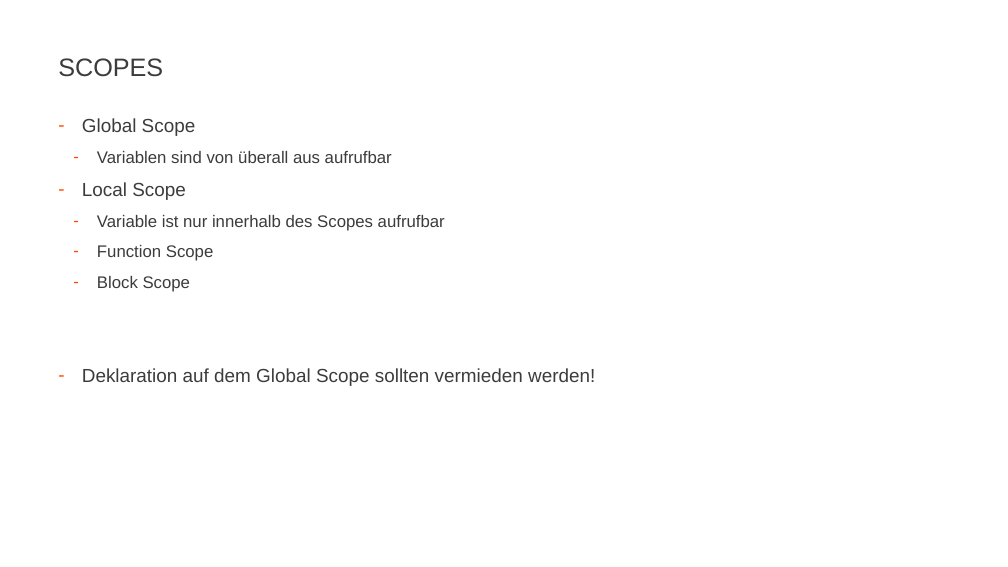
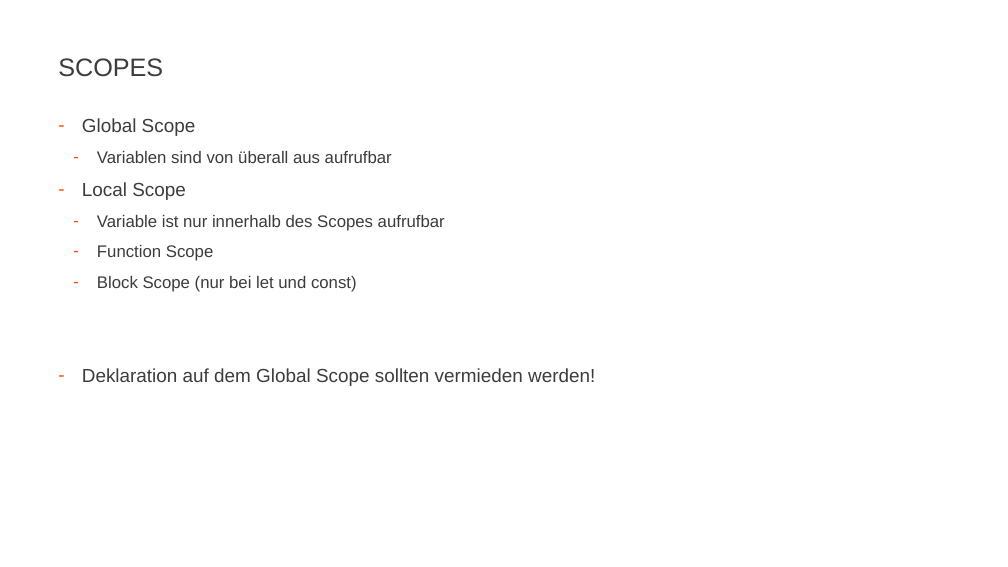
Before and after one commit to JohannesFeige/typescriptTrainingGrundlagen, a slide deck: slide 18 of TypeScriptBasics.pptx (slide 14 before the commit). Drawn at 1008x567 pixels with LibreOffice and Linux fonts; fonts in the diff are those of the drawing; background and template pictures are left out. Boxes give left, top, right and bottom in pixels: in the first picture for what was removed or moved away, otherwise in the second. Text is boxed around its words. In the diff, an @@ line names an element or a change of style, - is before the commit and + after.

```diff
--- a/TypeScriptBasics.pptx
+++ b/TypeScriptBasics.pptx
@@ text at box(97, 276, 357, 292): text changed @@
-  – Block Scope
+  – Block Scope (nur bei let und const)
```
Also in this commit, not shown: 3 other slides changed, 6 slides added, 1 slide removed, 7 other files.
